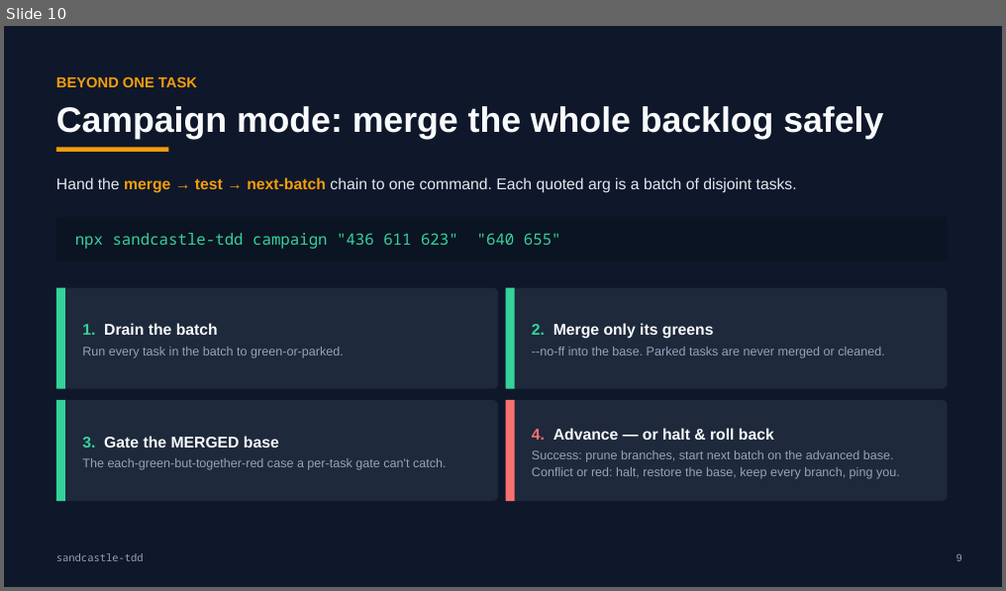
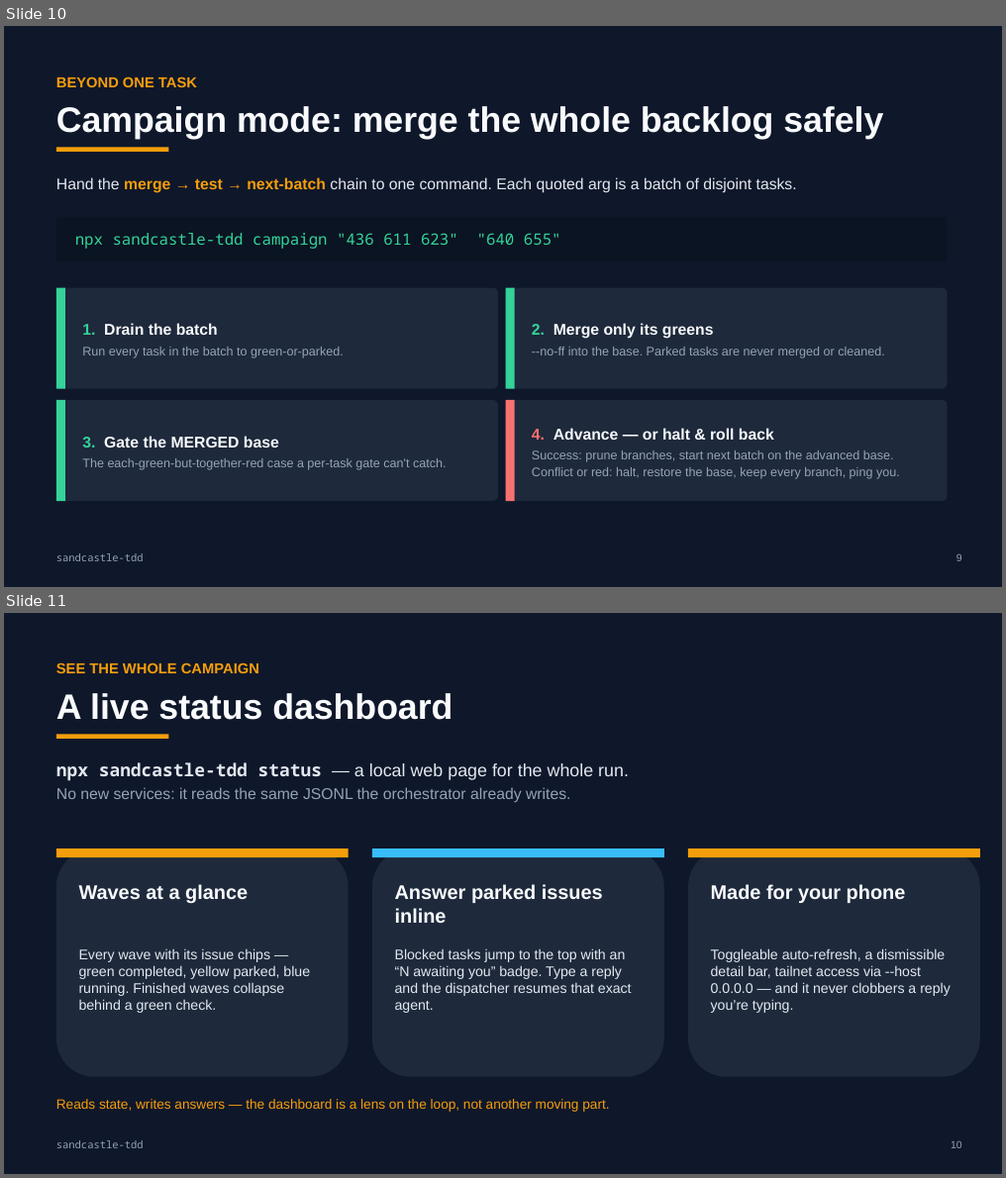
Before and after one commit to jjforge/vetinari, a slide deck: sandcastle-tdd-deck.pptx. Shown one above the other, each under a label of ours: slide 10 before the commit, slides 10 and 11 after it. The pictures are 1006x591 and 1006x1178 pixels, drawn with LibreOffice and Linux fonts; fonts in the diff are those of the drawing. Boxes give left, top, right and bottom in pixels: in the first picture for what was removed or moved away, otherwise in the second. Text is boxed around its words. In the diff, an @@ line names an element or a change of style, - is before the commit and + after.

```diff
--- a/sandcastle-tdd-deck.pptx
+++ b/sandcastle-tdd-deck.pptx
@@ slide 11 added at [4, 613, 1002, 1174], background #FFFFFF @@
@@ rectangle added at [4, 613, 1002, 1174], fill #0F172A @@
@@ text added at [56, 663, 259, 673], 14 pt, text #F59E0B, bold @@
+SEE THE WHOLE CAMPAIGN
@@ text added at [56, 693, 452, 720], 34 pt, text #F8FAFC, bold @@
+A live status dashboard
@@ rectangle added at [56, 735, 168, 739], fill #F59E0B @@
@@ text added at [56, 762, 629, 802], 15 pt, text #94A3B8 @@
+npx sandcastle-tdd status — a local web page for the whole run.
+No new services: it reads the same JSONL the orchestrator already writes.
@@ rounded rectangle added at [56, 849, 349, 1077], fill #1E293B @@
@@ rectangle added at [56, 849, 349, 858], fill #F59E0B @@
@@ rounded rectangle added at [372, 849, 664, 1077], fill #1E293B @@
@@ rectangle added at [372, 849, 664, 858], fill #38BDF8 @@
@@ rounded rectangle added at [688, 849, 980, 1077], fill #1E293B @@
@@ rectangle added at [688, 849, 980, 858], fill #F59E0B @@
@@ text added at [79, 884, 248, 903], 19 pt, text #F8FAFC, bold @@
+Waves at a glance
@@ text added at [395, 884, 603, 923], 19 pt, text #F8FAFC, bold @@
+Answer parked issues inline
@@ text added at [711, 884, 906, 903], 19 pt, text #F8FAFC, bold @@
+Made for your phone
@@ text added at [79, 949, 310, 1013], 13.5 pt, text #E2E8F0 @@
+Every wave with its issue chips — green completed, yellow parked, blue running. Finished waves collapse behind a green check.
@@ text added at [395, 949, 632, 1013], 13.5 pt, text #E2E8F0 @@
+Blocked tasks jump to the top with an “N awaiting you” badge. Type a reply and the dispatcher resumes that exact agent.
@@ text added at [711, 949, 950, 1013], 13.5 pt, text #E2E8F0 @@
+Toggleable auto-refresh, a dismissible detail bar, tailnet access via --host 0.0.0.0 — and it never clobbers a reply you’re typing.
@@ text added at [56, 1099, 609, 1112], 13 pt, text #F59E0B @@
+Reads state, writes answers — the dashboard is a lens on the loop, not another moving part.
@@ text added at [56, 1141, 144, 1149], 10 pt, text #94A3B8 @@
+sandcastle-tdd
@@ text added at [950, 1142, 962, 1149], 10 pt, text #94A3B8 @@
+10
```
Also in this commit, not shown: 6 slides changed, 1 other slide added.
